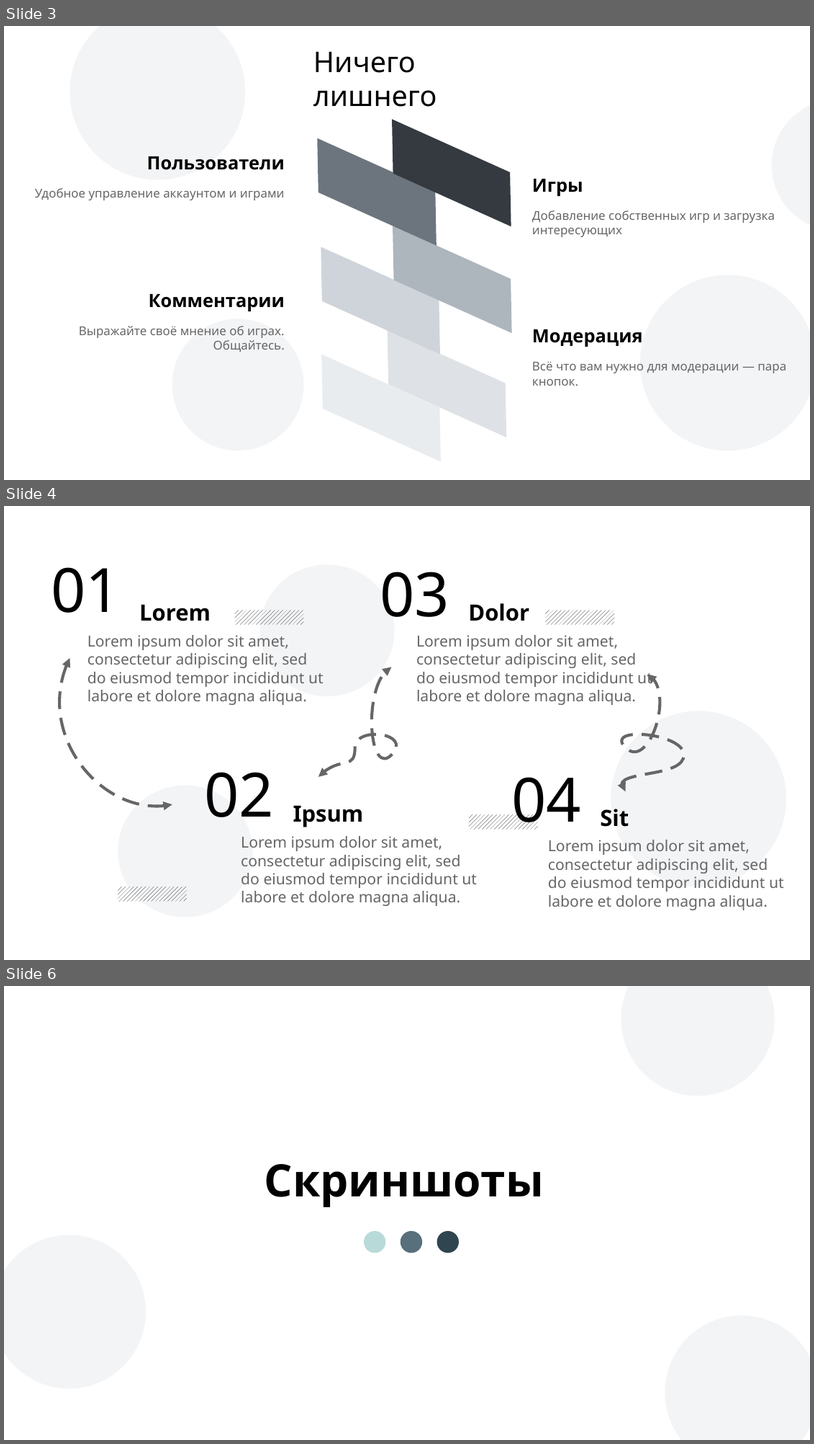
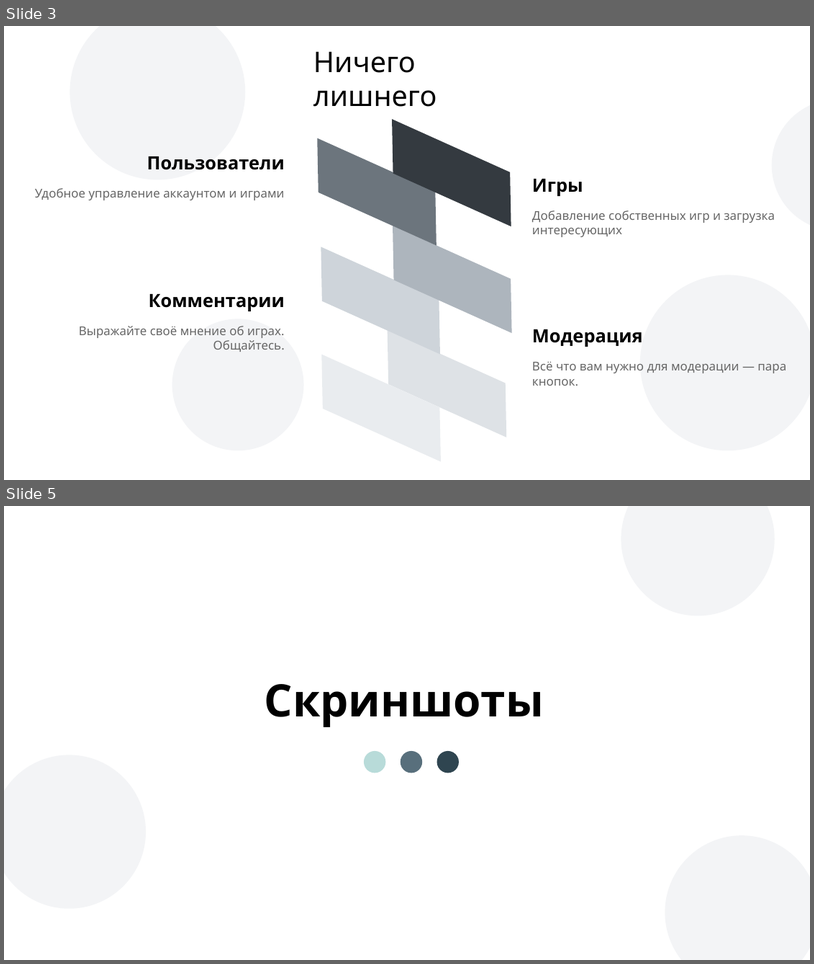
Before and after one commit to The-Mixa/GameStarter, a slide deck: doc/GameStarter.odp. Shown one above the other, each under a label of ours: slides 3, 4 and 6 before the commit, slides 3 and 5 after it; the slides between them are not shown. The pictures are 814x1444 and 814x964 pixels, drawn with LibreOffice and Linux fonts; fonts in the diff are those of the drawing; background and template pictures are left out. Boxes give left, top, right and bottom in pixels: in the first picture for what was removed or moved away, otherwise in the second. Text is boxed around its words. In the diff, an @@ line names an element or a change of style, - is before the commit and + after.

```diff
--- a/doc/GameStarter.odp
+++ b/doc/GameStarter.odp
@@ slide 4 removed at box(4, 506, 810, 960), background #FFFFFF @@
@@ text removed at box(51, 567, 121, 613) @@
-01
@@ ellipse removed at box(260, 564, 395, 696) @@
@@ text removed at box(380, 572, 450, 617) @@
-03
@@ text removed at box(139, 604, 211, 621) @@
-Lorem
@@ rectangle removed at box(235, 610, 304, 625) @@
@@ text removed at box(468, 603, 530, 621) @@
-Dolor
@@ rectangle removed at box(546, 610, 615, 625) @@
@@ text removed at box(88, 635, 324, 705) @@
-Lorem ipsum dolor sit amet, consectetur adipiscing elit, sed do eiusmod tempor incididunt ut labore et dolore magna aliqua.
@@ text removed at box(417, 635, 653, 705) @@
-Lorem ipsum dolor sit amet, consectetur adipiscing elit, sed do eiusmod tempor incididunt ut labore et dolore magna aliqua.
@@ freeform shape removed at box(60, 658, 172, 806) @@
@@ freeform shape removed at box(319, 667, 397, 777) @@
@@ freeform shape removed at box(622, 674, 684, 791) @@
@@ ellipse removed at box(612, 711, 787, 886) @@
@@ ellipse removed at box(118, 785, 253, 917) @@
@@ text removed at box(204, 772, 274, 817) @@
-02
@@ text removed at box(512, 777, 581, 829) @@
-04
@@ text removed at box(293, 805, 364, 827) @@
-Ipsum
@@ rectangle removed at box(469, 815, 538, 829) @@
@@ text removed at box(600, 808, 629, 826) @@
-Sit
@@ text removed at box(241, 836, 477, 906) @@
-Lorem ipsum dolor sit amet, consectetur adipiscing elit, sed do eiusmod tempor incididunt ut labore et dolore magna aliqua.
@@ text removed at box(548, 839, 784, 910) @@
-Lorem ipsum dolor sit amet, consectetur adipiscing elit, sed do eiusmod tempor incididunt ut labore et dolore magna aliqua.
@@ rectangle removed at box(118, 886, 187, 901) @@
@@ what was slide 6 is now slide 5 @@
```
Also in this commit, not shown: 1 slide changed, 3 other files.
